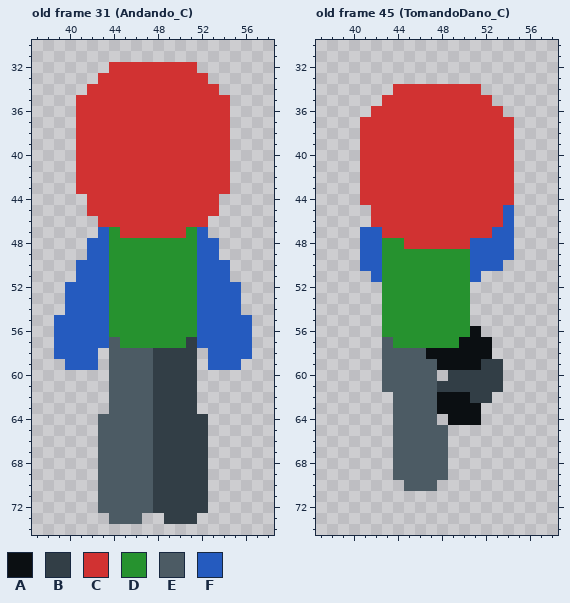
Pixel-art file -- Assets/Sprites/Personagens/Jogador/Personagem_Base.ase. Above, as it was before the edit.
96x96 pixels, 78 frames. Shown: old frame 31 (Andando_C): x 37..58, y 30..74; old frame 45 (TomandoDano_C): x 37..58, y 30..74. The commit also changed other frames, which this record leaves out.
Visible layers, top first: "Rosto", "Cabeça", "Braços", "Torso", "Pernas".
Palette (. is transparent): A #0b0f12  B #323e46  C #d13232  D #26922f  E #4c5b64  F #255bbf
Pixels before, old frame 31 (Andando_C), first column x 39:
32 .....CCCCCCCC.....
33 ....CCCCCCCCCC....
34 ...CCCCCCCCCCCC...
35 ..CCCCCCCCCCCCCC..
36 ..CCCCCCCCCCCCCC..
37 ..CCCCCCCCCCCCCC..
38 ..CCCCCCCCCCCCCC..
39 ..CCCCCCCCCCCCCC..
40 ..CCCCCCCCCCCCCC..
41 ..CCCCCCCCCCCCCC..
42 ..CCCCCCCCCCCCCC..
43 ..CCCCCCCCCCCCCC..
44 ...CCCCCCCCCCCC...
45 ...CCCCCCCCCCCC...
46 ....CCCCCCCCCC....
47 ....FDCCCCCCDF....
48 ...FFDDDDDDDDFF...
49 ...FFDDDDDDDDFF...
50 ..FFFDDDDDDDDFFF..
51 ..FFFDDDDDDDDFFF..
52 .FFFFDDDDDDDDFFFF.
53 .FFFFDDDDDDDDFFFF.
54 .FFFFDDDDDDDDFFFF.
55 FFFFFDDDDDDDDFFFFF
56 FFFFFDDDDDDDDFFFFF
57 FFFFFEDDDDDDBFFFFF
58 FFFF.EEEEBBBB.FFFF
59 .FFF.EEEEBBBB.FFF.
60 .....EEEEBBBB.....
61 .....EEEEBBBB.....
62 .....EEEEBBBB.....
63 .....EEEEBBBB.....
64 ....EEEEEBBBBB....
65 ....EEEEEBBBBB....
66 ....EEEEEBBBBB....
67 ....EEEEEBBBBB....
68 ....EEEEEBBBBB....
69 ....EEEEEBBBBB....
70 ....EEEEEBBBBB....
71 ....EEEEEBBBBB....
72 ....EEEEEBBBBB....
73 .....EEE..BBB.....
Pixels before, old frame 45 (TomandoDano_C), first column x 41:
34 ...CCCCCCCC...
35 ..CCCCCCCCCC..
36 .CCCCCCCCCCCC.
37 CCCCCCCCCCCCCC
38 CCCCCCCCCCCCCC
39 CCCCCCCCCCCCCC
40 CCCCCCCCCCCCCC
41 CCCCCCCCCCCCCC
42 CCCCCCCCCCCCCC
43 CCCCCCCCCCCCCC
44 CCCCCCCCCCCCCC
45 .CCCCCCCCCCCCF
46 .CCCCCCCCCCCCF
47 FFCCCCCCCCCCFF
48 FFDDCCCCCCFFFF
49 FFDDDDDDDDFFFF
50 FFDDDDDDDDFFF.
51 .FDDDDDDDDF...
52 ..DDDDDDDD....
53 ..DDDDDDDD....
54 ..DDDDDDDD....
55 ..DDDDDDDD....
56 ..DDDDDDDDA...
57 ..EDDDDDDAAA..
58 ..EEEEAAAAAA..
59 ..EEEEEAAAABB.
60 ..EEEEE.BBBBB.
61 ..EEEEEBBBBBB.
62 ...EEEEAAABB..
63 ...EEEEAAAA...
64 ...EEEE.AAA...
65 ...EEEEE......
66 ...EEEEE......
67 ...EEEEE......
68 ...EEEEE......
69 ...EEEEE......
70 ....EEE.......
Now the later version:
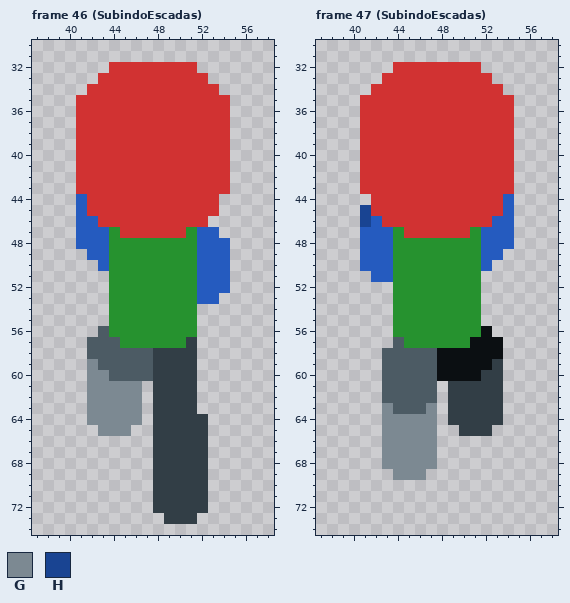
Colours new in this view: G #7c8992  H #194492
A new or re-ordered frame is compared with the old frame closest to it.
Commit message: Sprites de Subir Escadas Novos sprites adicionados para quando o personagem estiver subindo em escadas.
Edits made:
frames 78 -> 82
Frame 46 (SubindoEscadas) is new; against old frame 31 (Andando_C), layers "Braços", "Pernas":
Colour E is added in rows 58 to 59 at x 43.
Colour E replaces colour F in row 56 at x 43; in row 57 at x 42 to 43; in row 58 at x 42.
Colour F is added in rows 44 to 45 at x 41; in row 46 at x 41 to 42; in row 47 at x 41 to 42 and 53; in row 48 at x 41 and 54; in row 49 at x 54.
Colour G is added in rows 60 to 63 at x 42 to 43; in row 64 at x 42.
Colour G replaces colour E in rows 61 to 63 at x 44 to 46; in row 64 at x 43 to 46; in row 65 at x 43 to 45.
Colour G replaces colour F in row 59 at x 42.
Colour E is removed in rows 61 to 64 at x 47; in row 65 at x 46 to 47; in rows 66 to 72 at x 43 to 47; in row 73 at x 44 to 46.
Colour F is removed in row 50 at x 41 to 42; in row 51 at x 41 to 43; in row 52 at x 40 to 43 and 55; in row 53 at x 40 to 43 and 54 to 55; in row 54 at x 40 to 43 and 52 to 55; in row 55 at x 39 to 43 and 52 to 56.
Colour F is removed in row 56 at x 39 to 42 and 52 to 56; in row 57 at x 39 to 41 and 52 to 56; in row 58 at x 39 to 41 and 53 to 56; in row 59 at x 40 to 41 and 53 to 55.
Frame 47 (SubindoEscadas) is new; against old frame 45 (TomandoDano_C):
Colour A is added in row 56 at x 52; in rows 57 to 58 at x 53; in row 60 at x 48.
Colour A replaces colour B in row 59 at x 52; in row 60 at x 49 to 51.
Colour B is added in row 62 at x 53; in rows 63 to 64 at x 52 to 53; in row 65 at x 50 to 52.
Colour B replaces colour A in row 62 at x 49 to 50; in rows 63 to 64 at x 49 to 51.
Colour C is added in row 32 at x 44 to 51; in row 33 at x 43 to 52; in row 34 at x 42 to 43 and 52 to 53; in row 35 at x 41 to 42 and 53 to 54; in row 36 at x 41 and 54.
Colour D is added in rows 52 to 55 at x 51.
Colour D replaces colour A in row 56 at x 51; in row 57 at x 50.
Colour D replaces colour C in row 47 at x 44 and 51; in row 48 at x 45 to 50.
Colour D replaces colour F in rows 48 to 51 at x 51.
Colour E is added in row 62 at x 43.
Colour E replaces colour A in row 58 at x 47.
Colour E replaces colour D in row 57 at x 44.
Colour F replaces colour C in row 44 at x 54; in row 46 at x 42 and 53; in row 47 at x 43 and 52.
Colour F replaces colour D in rows 48 to 51 at x 43.
Colour G is added in rows 63 to 68 at x 43.
Colour G replaces colour E in row 63 at x 47; in rows 64 to 68 at x 44 to 47; in row 69 at x 44 to 46.
Colour H is added in rows 45 to 46 at x 41.
Colour A is removed in rows 62 to 63 at x 48.
Colour B is removed in row 61 at x 48.
Colour C is removed in row 44 at x 41.
Colour D is removed in rows 52 to 56 at x 43.
Colour E is removed in row 57 at x 43; in rows 65 to 68 at x 48; in row 69 at x 47 to 48; in row 70 at x 45 to 47.
Colour F is removed in row 49 at x 54; in row 50 at x 53.
Where, in picture pixels (left, top, right, bottom), the same in both pictures:
changed: (54, 194, 153, 524)
changed: (197, 227, 252, 370)
added: (360, 62, 514, 117)
changed: (360, 194, 514, 491)
